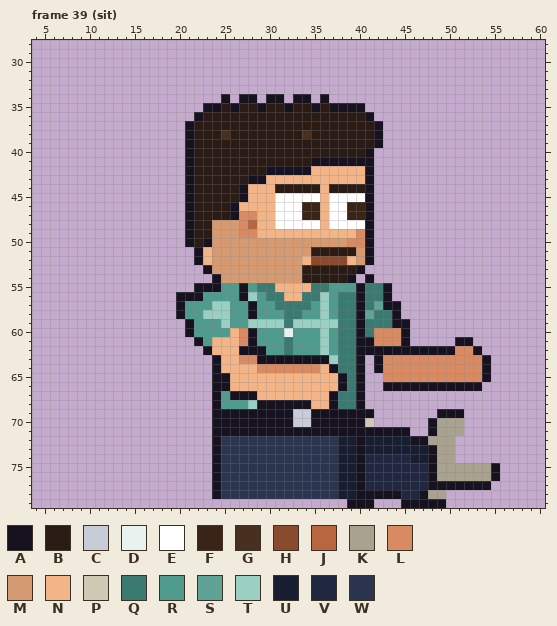
One commit to this pixel-art file: sprites/staff/casual_garrison_right_anim.aseprite. Above is the file before it was changed.
64x80 pixels, 129 frames. Colours within 5 levels of each other are drawn and written as one. Shown: frame 39 (sit): x 4..60, y 28..79. The commit also changed other frames, which this record leaves out.
Visible layers, top first: "Arm Top", "Beard", "Stubble", "Hair", "Face", "Watch", "Near Arm", "Collar", "Belt", "Shirt", "Body", "Back Arm", "Pants", "Shoes".
Palette (. is transparent): A #17121f  B #2a1c14  C #c8ccd8  D #e8f2ee  E #ffffff  F #3a2418  G #47301f  H #8a4a2e  J #b8663f  K #a9a28f  L #d88a62  M #d69a72  N #f3b488  P #cfc8b5  Q #3a7a70  R #4f9c8e  S #5fa396  T #9ad0c3  U #171e32  V #1f2840  W #2b3550
Pixels before, frame 39 (sit) (only the part around the change), first column x 35:
59 TTTQQAQQQAA...............
60 RTRQQAQLLLA...............
61 RTRQQAALLLA.....AA........
62 RTRQQAAAAAAAAAAALLA.......
63 AATQQA.ALLLLLLLLLLLA......
64 LNAQQA.ALLLLLLLLLLLA......
65 NNNAQA..LLLLLLLLLLLA......
66 NNNAQA..AAAAAAAAAAA.......
67 NNAQQA....................
68 NNAQQA....................
69 AAAAAAA.......AAA.........
70 AAAAAAP......AKKK.........
71 AAAAAAAAAAA..AKKK.........
72 WWWUUAUUUUUAAKKK..........
73 WWWUUAUUUUUUUAKK..........
74 WWWUUAVVVVVUUAKK..........
75 WWWUUAVVVVVVVAKKKKKKA.....
76 WWWUUAVVVVVVVAKKKKKKA.....
77 WWWUUAVVVVVVVAAAAAAA......
78 WWWUUAAAAAVVAKK...........
79 ....AAA...AAAAA...........
The result:
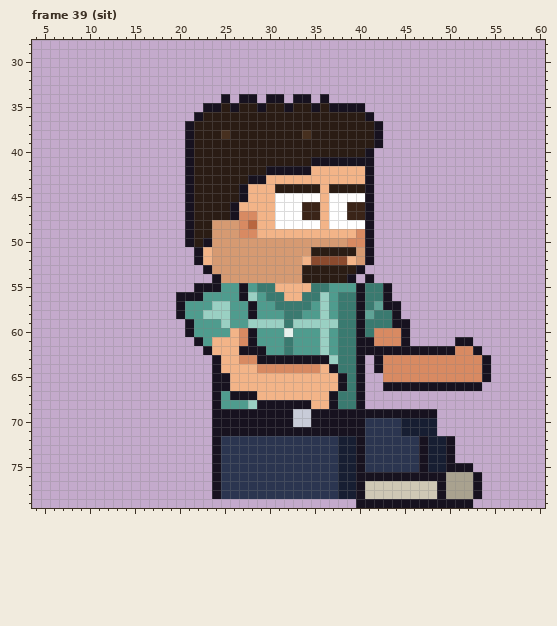
Change:
Changed rows in their new state; - is an unchanged pixel.
Frame 39 (sit), layers "Pants", "Shoes":
first column x 39:
69 ---AAAAAAA...----
70 --WWWWUUUU...----
71 --WWWWUUUU...----
72 --WWWWWW-UUA-----
73 --WWWWWWAUUA-----
74 --WWWWWWAUUA-----
75 --WWWWWWAUUAAA...
76 --AAAAAAA-A---A..
77 --PPPPPPPP-KKK-.-
78 --PPPPPPPPAKKKA--
79 .--AAA-----AAA---
Where, in picture pixels (left, top, right, bottom), the same in both pictures:
changed: (347, 409, 500, 508)
